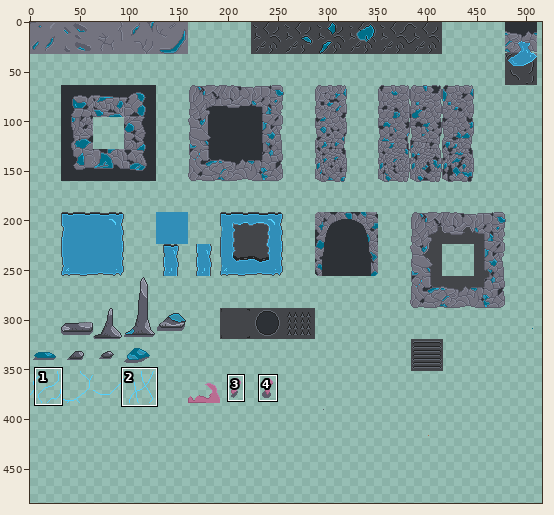
File history of a pixel-art file, assets/tilesets/tilesets-1.aseprite. Above: a wide view before the commit, with the close-up outlined.
Close-up. Before the edit:
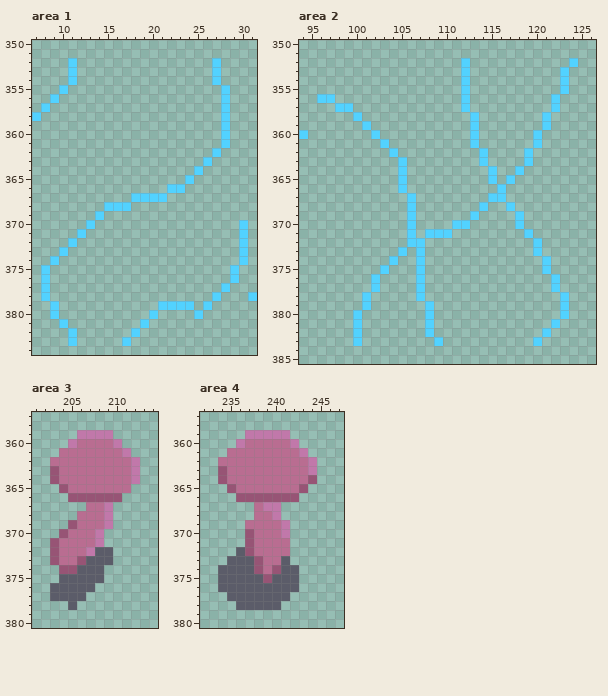
527x527 pixels, 1 frame. Colours within 5 levels of each other are drawn and written as one. Shown: area 1: x 7..31, y 350..384; area 2: x 94..126, y 350..385; area 3: x 201..214, y 357..380; area 4: x 232..247, y 357..380. The wide view leaves out empty margins. The commit also changed other parts of the picture, which this record leaves out.
After:
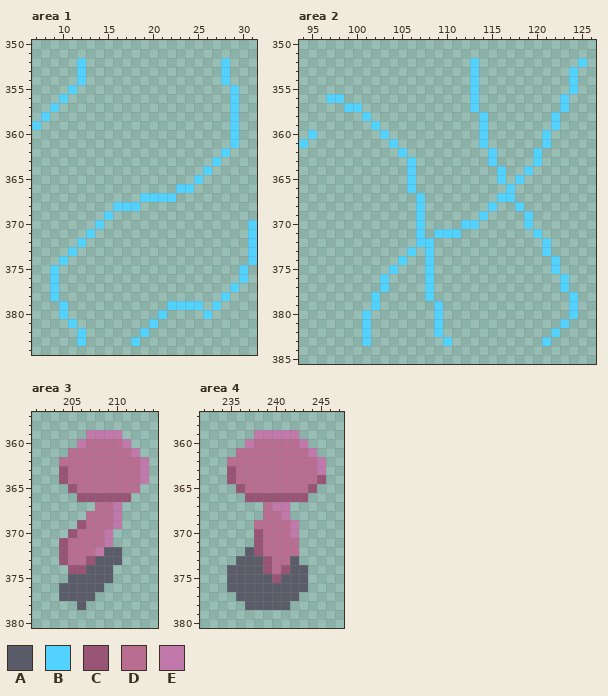
Palette (. is transparent): A #5b5c69  B #52d2ff  C #975475  D #b96d91  E #c178aa
Edits made:
Changed rows in their new state; - is an unchanged pixel.
Area 1:
first column x 7:
352 ----.B--------------.B---
353 ----.B--------------.B---
354 ----.B--------------.B---
355 ---.B----------------.B--
356 --.B-----------------.B--
357 -.B------------------.B--
358 .B-------------------.B--
359 B--------------------.B--
360 ---------------------.B--
361 ---------------------.B--
362 --------------------.B---
363 -------------------.B----
364 ------------------.B-----
365 -----------------.B------
366 ---------------.-B-------
367 -----------.---B---------
368 --------.--B-------------
369 -------.B----------------
370 ------.B---------------.B
371 -----.B----------------.B
372 ----.B-----------------.B
373 ---.B------------------.B
374 --.B-------------------.B
375 -.B-------------------.B-
376 -.B-------------------.B-
377 -.B------------------.B--
378 -.B-----------------.B--.
379 --.B----------.---B.B----
380 --.B---------.B---.B-----
381 ---.B-------.B-----------
382 ----.B-----.B------------
383 ----.B----.B-------------
Area 2:
first column x 94:
352 ------------------.B----------.B
353 ------------------.B---------.B-
354 ------------------.B---------.B-
355 ------------------.B---------.B-
356 --.-B-------------.B--------.B--
357 ----.-B-----------.B--------.B--
358 ------.B-----------.B------.B---
359 -------.B----------.B------.B---
360 .B------.B---------.B-----.B----
361 B--------.B--------.B-----.B----
362 ----------.B--------.B---.B-----
363 -----------.B-------.B---.B-----
364 -----------.B--------.B-.B------
365 -----------.B--------.B.B-------
366 -----------.B---------.B--------
367 ------------.B-------.-B--------
368 ------------.B------.B-.B-------
369 ------------.B-----.B---.B------
370 ------------.B---.-B----.B------
371 ------------.B.--B-------.B-----
372 ------------.-B-----------.B----
373 -----------.B.B-----------.B----
374 ----------.B-.B------------.B---
375 ---------.B--.B------------.B---
376 --------.B---.B-------------.B--
377 --------.B---.B-------------.B--
378 -------.B----.B--------------.B-
379 -------.B-----.B-------------.B-
380 ------.B------.B-------------.B-
381 ------.B------.B------------.B--
382 ------.B------.B-----------.B---
383 ------.B-------.B---------.B----
Area 3:
first column x 203:
359 ---.---E---
360 --.E---DE--
361 -.------DE-
362 .--------DE
363 .C-------DE
364 .C-------DE
365 -.C------D-
366 --.-----C--
367 ----.-DE---
368 ---.--DE---
369 --.C--DE---
370 -.C--DE----
371 .C---DE----
372 .C--DE-A---
373 .C-DC--A---
374 -.-C--A----
375 -.----A----
376 .----A-----
377 .---A------
378 --.A-------
Area 4:
first column x 234:
359 ---.----E---
360 --.E----DE--
361 -.-------DE-
362 .---------DE
363 .C--------DE
364 .C--------DC
365 -.C------DC-
366 --.------C--
367 ----.D-E----
368 ----.-DE----
369 ---.---DE---
370 ---.C--DE---
371 ---.C---D---
372 --.AC---D---
373 -.--AC-DA---
374 .---ACDC-A--
375 .----AC--A--
376 .--------A--
377 -.------A---
378 --.----A----
